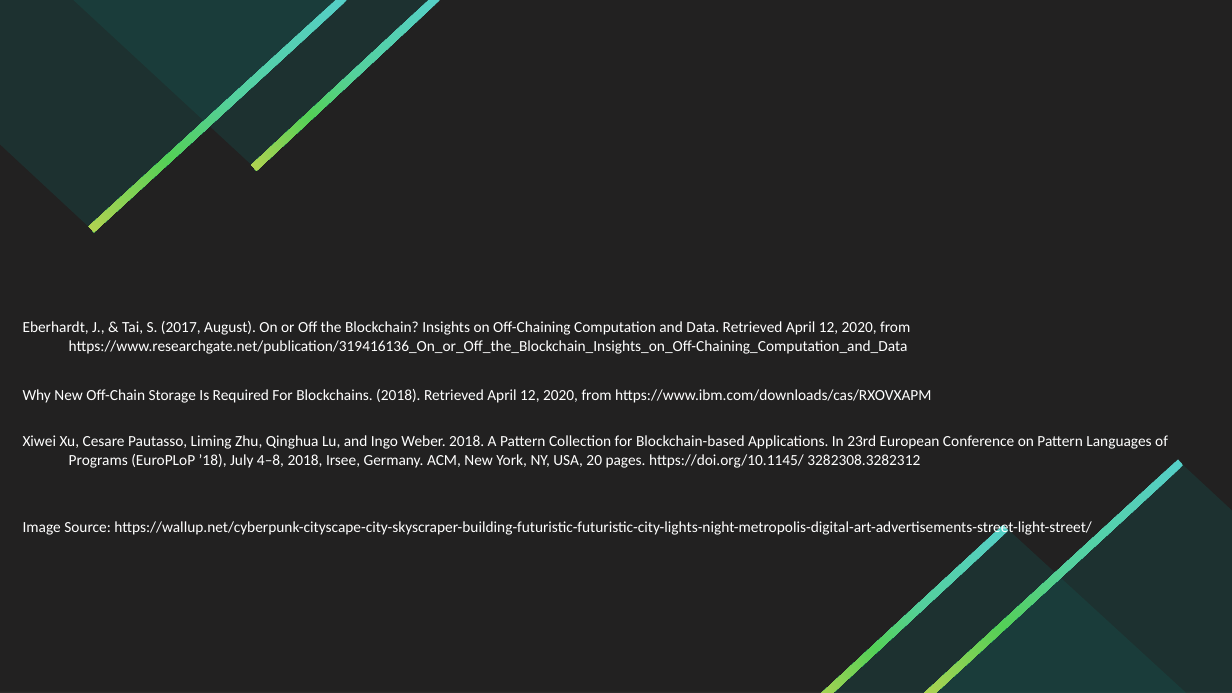
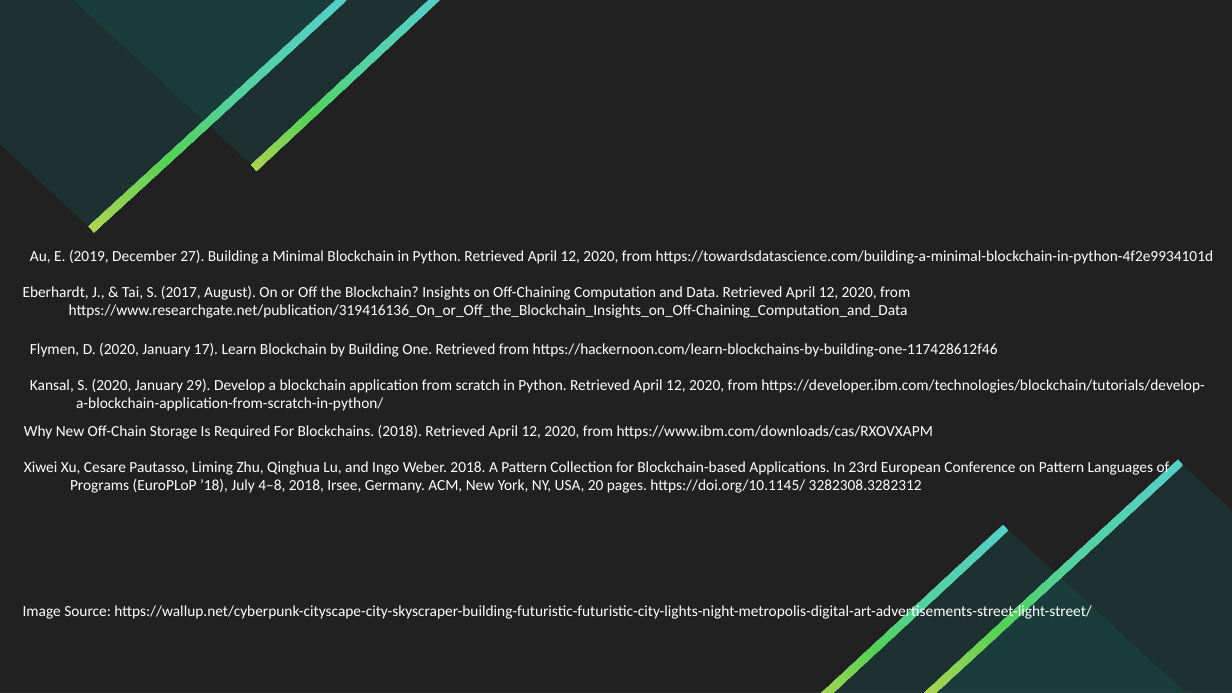
Before and after one commit to amsmite001/blockchainOOP, a slide deck: slide 9 of Oop - Blockchain.pptx. Drawn at 1232x693 pixels with LibreOffice and Linux fonts; fonts in the diff are those of the drawing; background and template pictures are left out; a plain dark background stands for a picture behind light text. Boxes give left, top, right and bottom in pixels: in the first picture for what was removed or moved away, otherwise in the second. Text is boxed around its words. In the diff, an @@ line names an element or a change of style, - is before the commit and + after.

```diff
--- a/Oop - Blockchain.pptx
+++ b/Oop - Blockchain.pptx
@@ text added at box(30, 250, 1213, 393), 12 pt, text #FFFFFF @@
+Au, E. (2019, December 27). Building a Minimal Blockchain in Python. Retrieved April 12, 2020, from https://towardsdatascience.com/building-a-minimal-blockchain-in-python-4f2e9934101d
@@ text "Eberhardt, J., & Tai, S. ...": place and size @@
-text "Eberhardt, J., & Tai, S. ..." at box(23, 321, 910, 354)
+text "Eberhardt, J., & Tai, S. ..." at box(23, 286, 910, 318)
@@ text added at box(30, 343, 998, 357), 12 pt, text #FFFFFF @@
+Flymen, D. (2020, January 17). Learn Blockchain by Building One. Retrieved from https://hackernoon.com/learn-blockchains-by-building-one-117428612f46
@@ text added at box(30, 379, 1205, 411), 12 pt, text #FFFFFF @@
+Kansal, S. (2020, January 29). Develop a blockchain application from scratch in Python. Retrieved April 12, 2020, from https://developer.ibm.com/technologies/blockchain/tutorials/develop-a-blockchain-application-from-scratch-in-python/
@@ text "Why New Off-Chain Storage Is ...": place and size @@
-text "Why New Off-Chain Storage Is ..." at box(23, 389, 931, 403)
+text "Why New Off-Chain Storage Is ..." at box(24, 425, 933, 439)
@@ text "Xiwei Xu, Cesare Pautasso, Liming ...": place and size @@
-text "Xiwei Xu, Cesare Pautasso, Liming ..." at box(23, 435, 1168, 468)
+text "Xiwei Xu, Cesare Pautasso, Liming ..." at box(24, 459, 1170, 493)
@@ text "Image Source: https://wallup.net/cyberpunk-cityscape-city-sk ...": place and size @@
-text "Image Source: https://wallup.net/cyberpunk-cityscape-city-sk ..." at box(23, 521, 1091, 537)
+text "Image Source: https://wallup.net/cyberpunk-cityscape-city-sk ..." at box(23, 602, 1091, 620)
```
Also in this commit, not shown: 1 other slide changed, 1 other file.
